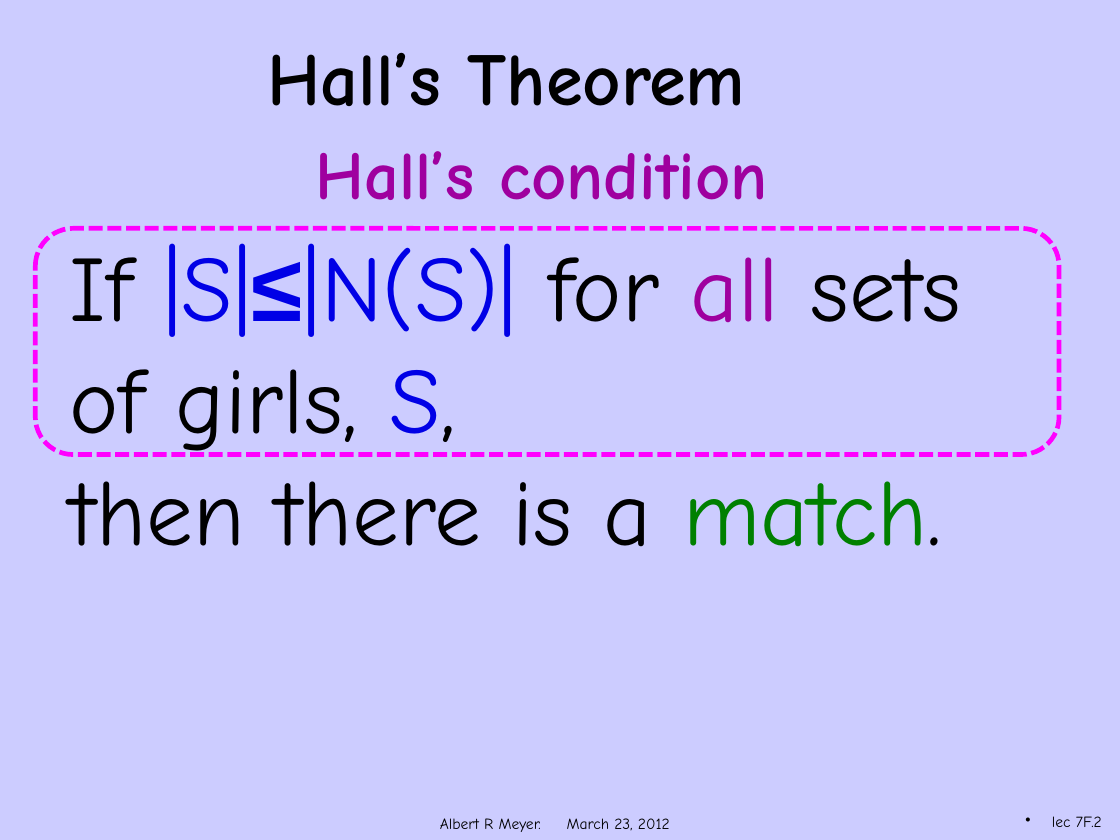
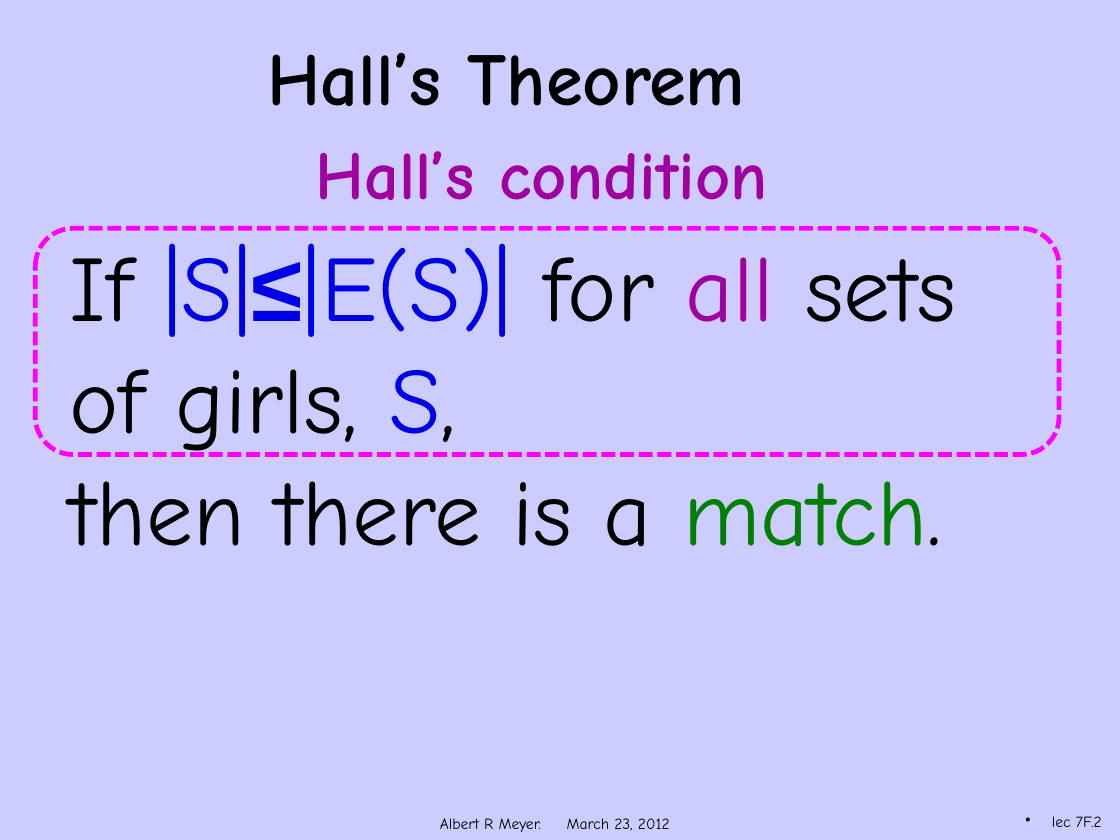
Before and after one commit to armeyer/mcs_web, a slide deck: slide 2 of spring12/slidesS12/hall-proof.pptx. Drawn at 1120x840 pixels with LibreOffice and Linux fonts; fonts in the diff are those of the drawing; background and template pictures are left out. Boxes give left, top, right and bottom in pixels: in the first picture for what was removed or moved away, otherwise in the second. Text is boxed around its words. In the diff, an @@ line names an element or a change of style, - is before the commit and + after.

Commit message:
edits bipartite-matching.pptx hall-proof.pptx

```diff
--- a/spring12/slidesS12/hall-proof.pptx
+++ b/spring12/slidesS12/hall-proof.pptx
@@ text at [70, 243, 956, 457]: text changed @@
-If |S|≤|N(S)| for all sets of girls, S,
+If |S|≤|E(S)| for all sets of girls, S,
```
Also in this commit, not shown: 3 other slides changed, 1 other file.
